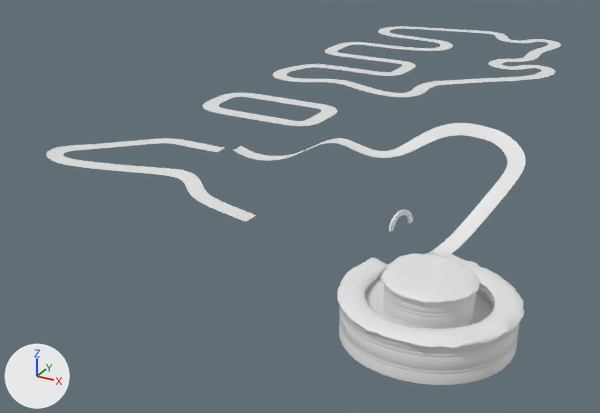
A saved change to the Blender file Assets/Scenes/Scene_3/Scene_3.blend.
Camera for both pictures: a camera (50 mm lens) standing at (1052.0, -1871.0, 690.0) and looking at (-3.0, 46.0, -269.0). The axes (+X, +Y, +Z) are drawn at lower left. The lights are the same throughout.

Script lines for the objects in view, before the commit:
```python
ob_nurbspath = bpy.data.objects.new('NurbsPath', cu_nurbspath)
ob_nurbspath.location = (-98.0, -20.0, 2.0)
ob_nurbspath_008 = bpy.data.objects.new('NurbsPath.008', me_nurbspath_007)
ob_nurbspath_008.location = (0.0, 0.0, 0.0)
ob_nurbspath_012 = bpy.data.objects.new('NurbsPath.012', cu_nurbspath_005)
ob_nurbspath_012.location = (-98.0, 568.0, 2.0)
ob_roadbackbone_4 = bpy.data.objects.new('RoadBackbone_4', cu_nurbspath_009)
ob_roadbackbone_4.location = (0.0, 0.0, 0.0)
# also in view: 'merge1' at (143.0, -327.0, 25.0); 'cake_cream_1' at (634.0, -633.0, -25.0); 'NurbsPath.001' at (601.0, -606.0, -66.0)
```
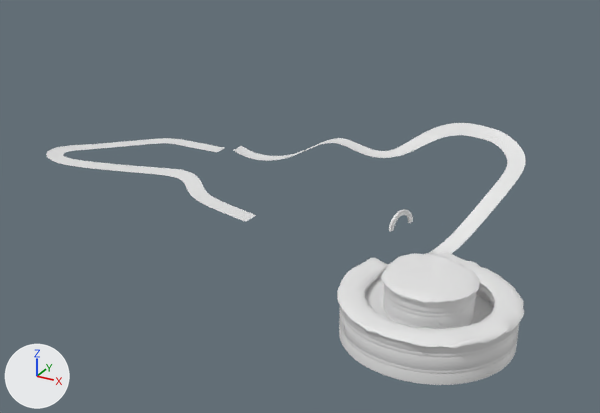
What differs and where, as boxes (x1, y1, x2, y2) in the pictures (600 x 413 px):
'NurbsPath.012', deleted
    before: (273, 26, 561, 97)
'NurbsPath', deleted
    before: (203, 93, 337, 126)

Patch to the scene script:
```diff
--- a/Assets/Scenes/Scene_3/Scene_3.blend.py
+++ b/Assets/Scenes/Scene_3/Scene_3.blend.py
@@ ob_roadbackbone_4 @@
-ob_roadbackbone_4 = bpy.data.objects.new('RoadBackbone_4', cu_nurbspath_009)
-ob_roadbackbone_4.location = (0.0, 0.0, 0.0)
@@ ob_nurbspath @@
-ob_nurbspath = bpy.data.objects.new('NurbsPath', cu_nurbspath)
-ob_nurbspath.location = (-98.0, -20.0, 2.0)
@@ ob_nurbspath_012 @@
-ob_nurbspath_012 = bpy.data.objects.new('NurbsPath.012', cu_nurbspath_005)
-ob_nurbspath_012.location = (-98.0, 568.0, 2.0)
```
